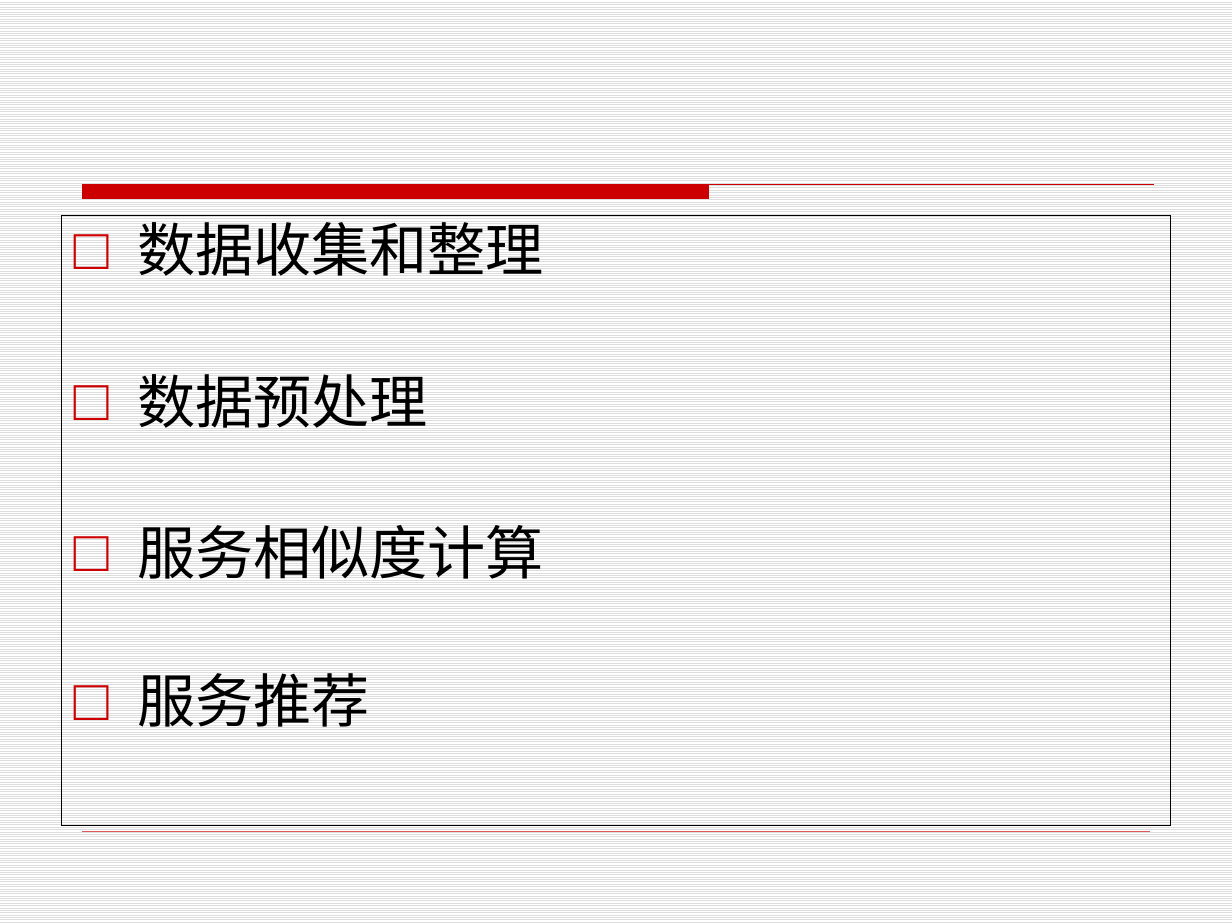
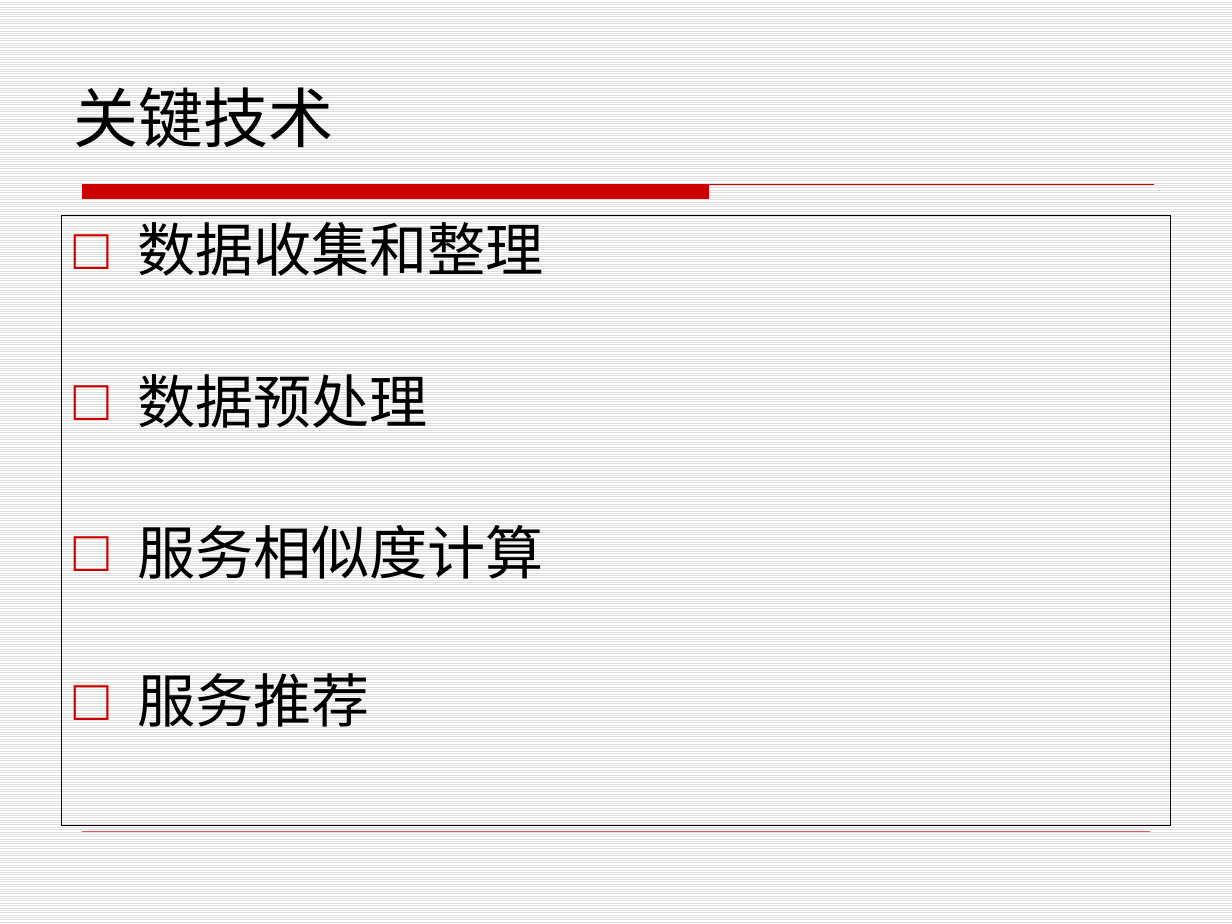
Before and after one commit to henryzhao/graduate, a slide deck: slide 11 of 赵玉琦硕士论文答辩.pptx (slide 9 before the commit). Drawn at 1232x924 pixels with LibreOffice and Linux fonts; fonts in the diff are those of the drawing; background and template pictures are left out. Boxes give left, top, right and bottom in pixels: in the first picture for what was removed or moved away, otherwise in the second. Text is boxed around its words. In the diff, an @@ line names an element or a change of style, - is before the commit and + after.

```diff
--- a/赵玉琦硕士论文答辩.pptx
+++ b/赵玉琦硕士论文答辩.pptx
@@ title added at (74,87,334,148), 38 pt, text #000000 @@
+关键技术
```
Also in this commit, not shown: 2 other slides changed, 2 slides added, 6 other files.
